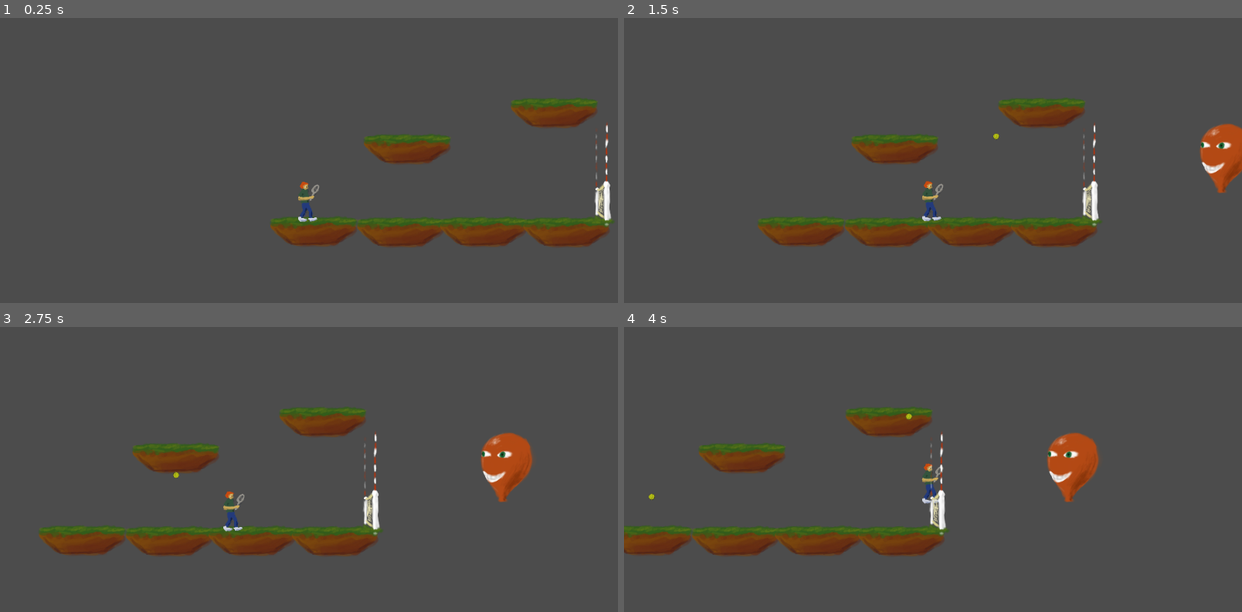
Above: before the commit, frames 1-4 (two rows, left to right).
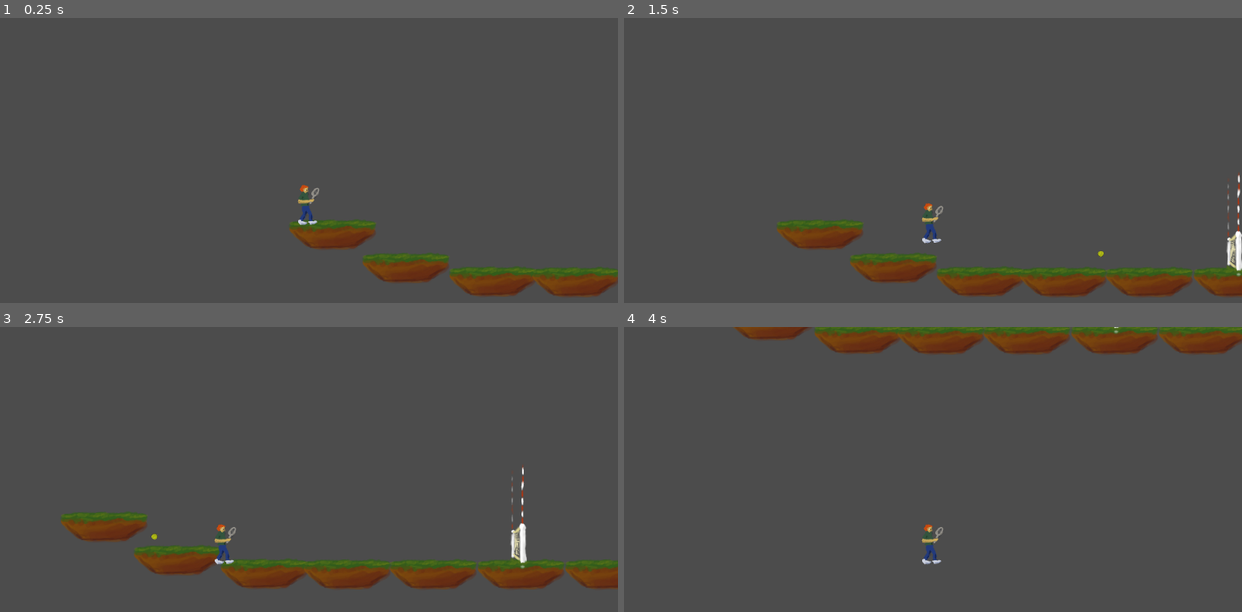
Above: after the commit, the same moments.

Repository: exoticorn/ld41
Game: Godot game, scene res://level1.tscn
The game is run twice, just before and just after one commit, with the same random seed, the same clock (stepped at 60 frames per second) and the same inputs. Before the commit the project starts from res://test_level.tscn.
Inputs:
- Up to frame 1 (0.25 s): no input
- Up to frame 2 (1.5 s): tap Enter at 0.5 s; hold Right (game_right) from 0.53 s (still down); tap Ctrl (game_swing) at 0.6, 1.35 s; tap Space (game_jump) at 0.77 s
- Up to frame 3 (2.75 s): tap Space (game_jump) at 1.52 s; release Right (game_right) at 2.03 s; hold Left (game_left) from 2.03 s (still down); tap Ctrl (game_swing) at 2.1 s
- Up to frame 4 (4 s): release Left (game_left) at 2.78 s; hold Right (game_right) from 2.78 s (still down); tap Ctrl (game_swing) at 2.85, 3.6 s; tap Space (game_jump) at 3.02, 3.77 s

The runs differ from the first frame. In frame 1, 11% of the frame differs, in the area x 43-100%, y 27-98%; in frame 2, 14%; in frame 3, 16%, in the area x 6-100%, y 27-93%; in frame 4, 15%.

Commit message:
basic structure of first level

Diff:
--- a/ball.gd
+++ b/ball.gd
@@ -14,7 +14,7 @@
 		queue_free()
 
 func player_swing(pos):
-	var delta = position - pos
+	var delta = global_position - pos
 	if delta.length() < MAX_HIT_DISTANCE:
 		delta = delta.normalized()
 		linear_velocity += delta.normalized() * (HIT_SPEED - delta.dot(linear_velocity) * (1 + BALL_BOUNCE))
--- a/cannon.gd
+++ b/cannon.gd
@@ -18,7 +18,7 @@
 		timer = TIME_BETWEEN_BALLS
 		var ball = ball_template.instance()
 		ball.position = position
-		ball.linear_velocity = transform.y * SPEED
+		ball.linear_velocity = transform.y * -SPEED
 		ball.linear_velocity += Vector2(rand_range(-0.5, 0.5), rand_range(-0.5, 0.5)) * VARIANCE
 		get_parent().add_child(ball)
 
--- /dev/null
+++ b/level1.gd
@@ -0,0 +1,8 @@
+extends Node
+
+func _ready():
+	yield($Section1/Balloon, 'destroyed')
+	$Section1/Cannon.queue_free()
+	$Section2/Cannon.activate()
+	yield($Section2/Balloon, 'destroyed')
+	$Section2/Cannon.queue_free()
--- /dev/null
+++ b/level1.tscn
@@ -0,0 +1,97 @@
+[gd_scene load_steps=7 format=2]
+
+[ext_resource path="res://level1.gd" type="Script" id=1]
+[ext_resource path="res://platform.tscn" type="PackedScene" id=2]
+[ext_resource path="res://net.tscn" type="PackedScene" id=3]
+[ext_resource path="res://balloon.tscn" type="PackedScene" id=4]
+[ext_resource path="res://cannon.tscn" type="PackedScene" id=5]
+[ext_resource path="res://player.tscn" type="PackedScene" id=6]
+
+[node name="Level1" type="Node" index="0"]
+
+script = ExtResource( 1 )
+
+[node name="Section1" type="Node2D" parent="." index="0"]
+
+[node name="Platform" parent="Section1" index="0" instance=ExtResource( 2 )]
+
+position = Vector2( 212.218, 786.296 )
+
+[node name="Platform6" parent="Section1" index="1" instance=ExtResource( 2 )]
+
+position = Vector2( -224.02, 718.134 )
+
+[node name="Platform7" parent="Section1" index="2" instance=ExtResource( 2 )]
+
+position = Vector2( -592.096, 550.001 )
+
+[node name="Platform2" parent="Section1" index="3" instance=ExtResource( 2 )]
+
+position = Vector2( 628.493, 789.017 )
+
+[node name="Platform3" parent="Section1" index="4" instance=ExtResource( 2 )]
+
+position = Vector2( 1061.09, 789.017 )
+
+[node name="Platform4" parent="Section1" index="5" instance=ExtResource( 2 )]
+
+position = Vector2( 1501.78, 789.017 )
+
+[node name="Platform5" parent="Section1" index="6" instance=ExtResource( 2 )]
+
+position = Vector2( 1941.09, 789.017 )
+
+[node name="Net" parent="Section1" index="7" instance=ExtResource( 3 )]
+
+position = Vector2( 1493.69, 489.735 )
+
+[node name="Balloon" parent="Section1" index="8" instance=ExtResource( 4 )]
+
+position = Vector2( 2304.47, 465.248 )
+
+[node name="Cannon" parent="Section1" index="9" instance=ExtResource( 5 )]
+
+position = Vector2( 2054.6, 672.714 )
+rotation = -0.800675
+
+[node name="Section2" type="Node2D" parent="." index="1"]
+
+position = Vector2( 2804.53, 266.858 )
+
+[node name="Platform" parent="Section2" index="0" instance=ExtResource( 2 )]
+
+position = Vector2( -115.806, 362.525 )
+
+[node name="Platform2" parent="Section2" index="1" instance=ExtResource( 2 )]
+
+position = Vector2( 563.927, 221.543 )
+
+[node name="Platform3" parent="Section2" index="2" instance=ExtResource( 2 )]
+
+position = Vector2( 996.943, 216.508 )
+
+[node name="Net" parent="Section2" index="3" instance=ExtResource( 3 )]
+
+position = Vector2( 1173.17, -85.5961 )
+
+[node name="Balloon" parent="Section2" index="4" instance=ExtResource( 4 )]
+
+position = Vector2( 1953.61, 151.052 )
+
+[node name="Cannon" parent="Section2" index="5" instance=ExtResource( 5 )]
+
+position = Vector2( 2136.18, 4.41055 )
+rotation = -0.634229
+START_ACTIVATED = false
+
+[node name="Player" parent="." index="2" instance=ExtResource( 6 )]
+
+position = Vector2( -717.508, 362.24 )
+
+[node name="LevelBounds" type="Node2D" parent="." index="3"]
+
+position = Vector2( 8013.93, 277.111 )
+
+[connection signal="destroyed" from="Section1/Balloon" to="Section1/Net" method="remove"]
+
+[connection signal="destroyed" from="Section2/Balloon" to="Section2/Net" method="remove"]
--- a/project.godot
+++ b/project.godot
@@ -11,7 +11,7 @@
 [application]
 
 config/name="ld41"
-run/main_scene="res://test_level.tscn"
+run/main_scene="res://level1.tscn"
 config/icon="res://icon.png"
 
 [display]
--- a/test_level.tscn
+++ b/test_level.tscn
@@ -7,7 +7,7 @@
 [ext_resource path="res://net.tscn" type="PackedScene" id=5]
 [ext_resource path="res://balloon.tscn" type="PackedScene" id=6]
 
-[node name="TestLevel" type="Node" index="0"]
+[node name="TestLevel" type="Node"]
 
 script = ExtResource( 1 )
 
@@ -42,9 +42,8 @@
 [node name="Cannon" parent="." index="7" instance=ExtResource( 4 )]
 
 position = Vector2( 1870, 898 )
-rotation = -3.4643
+rotation = -0.546228
 VARIANCE = 500.0
-START_ACTIVATED = true
 
 [node name="Net" parent="." index="8" instance=ExtResource( 5 )]
 
@@ -58,7 +57,7 @@
 [node name="Cannon2" parent="." index="10" instance=ExtResource( 4 )]
 
 position = Vector2( 2626, 864 )
-rotation = -4.06482
+rotation = -7.10357
 START_ACTIVATED = false
 
 [connection signal="destroyed" from="Balloon" to="Net" method="remove"]
